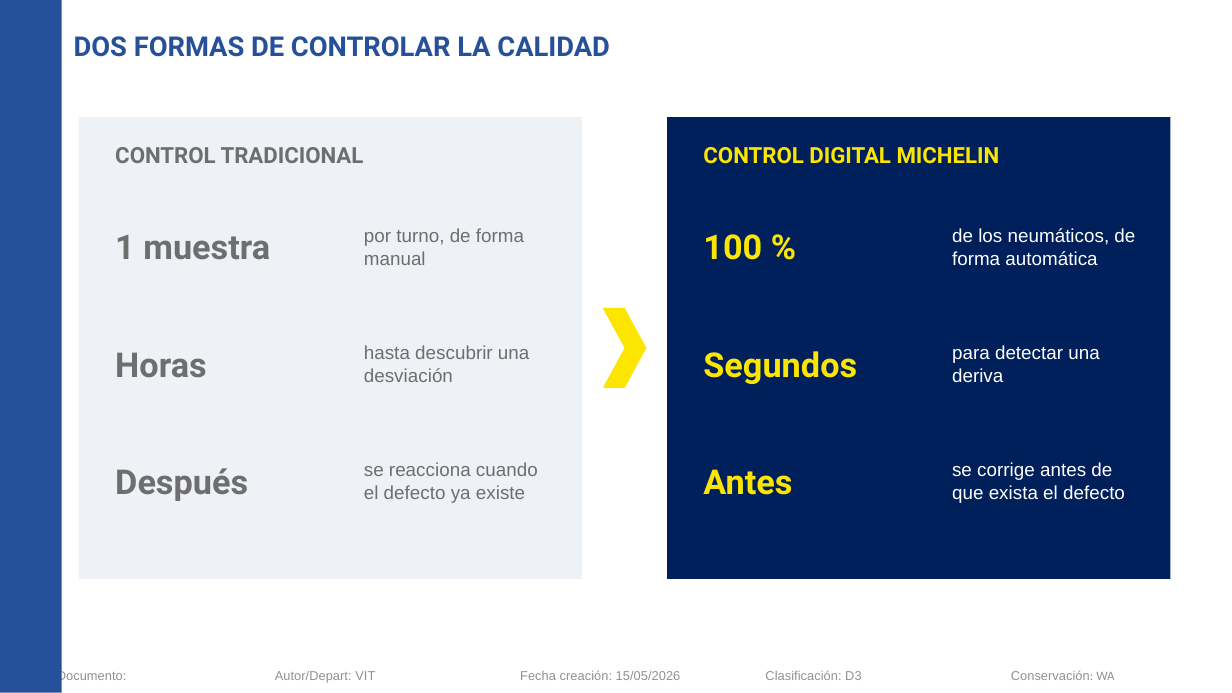
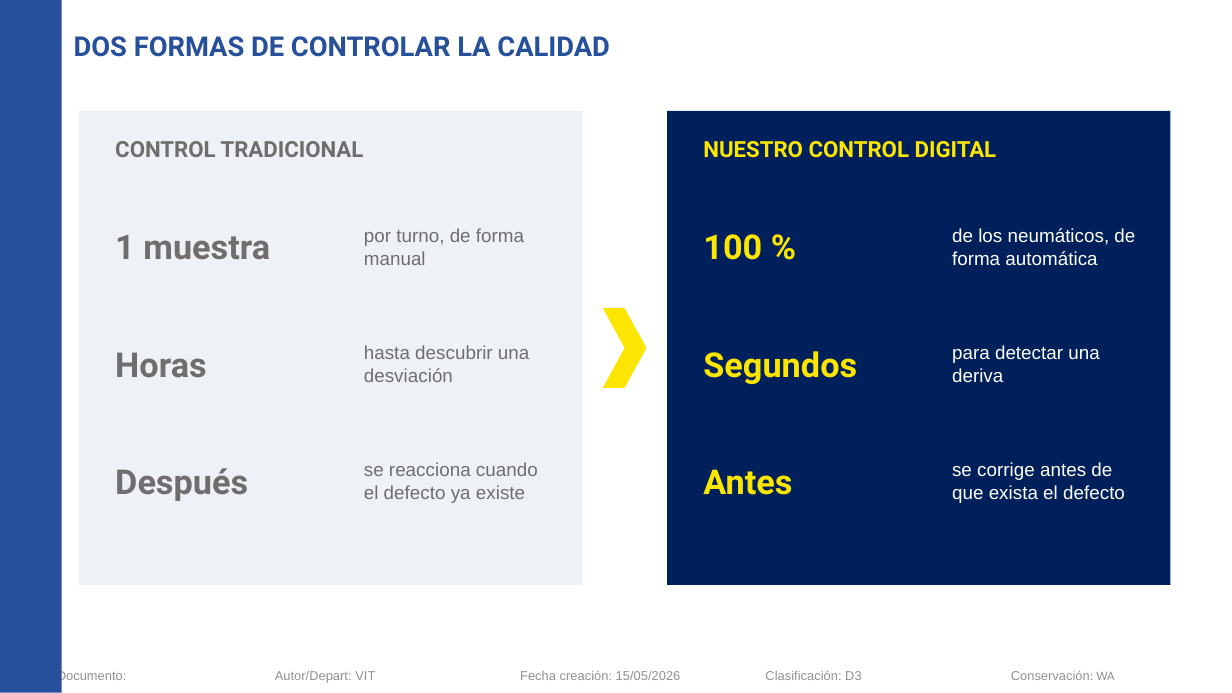
Before and after one commit to Asierenux/blank-app, a slide deck: slide 3 of presentaciones/Michelin_Hyundai_Fabricacion_Digital_ES.pptx. Drawn at 1232x693 pixels with LibreOffice and Linux fonts; fonts in the diff are those of the drawing; background and template pictures are left out. Boxes give left, top, right and bottom in pixels: in the first picture for what was removed or moved away, otherwise in the second. Text is boxed around its words. In the diff, an @@ line names an element or a change of style, - is before the commit and + after.

```diff
--- a/presentaciones/Michelin_Hyundai_Fabricacion_Digital_ES.pptx
+++ b/presentaciones/Michelin_Hyundai_Fabricacion_Digital_ES.pptx
@@ rectangle: place and size @@
-rectangle at <box>79,117,583,579</box>
+rectangle at <box>79,111,583,585</box>
@@ rectangle: place and size @@
-rectangle at <box>667,117,1170,579</box>
+rectangle at <box>667,111,1170,585</box>
@@ text "CONTROL TRADICIONAL": place and size @@
-text "CONTROL TRADICIONAL" at <box>115,147,364,163</box>
+text "CONTROL TRADICIONAL" at <box>115,141,364,157</box>
@@ text at <box>703,141,997,158</box>: text changed @@
-CONTROL DIGITAL MICHELIN
+NUESTRO CONTROL DIGITAL
```
Also in this commit, not shown: 9 other slides changed, 10 slides added, 3 slides removed.
